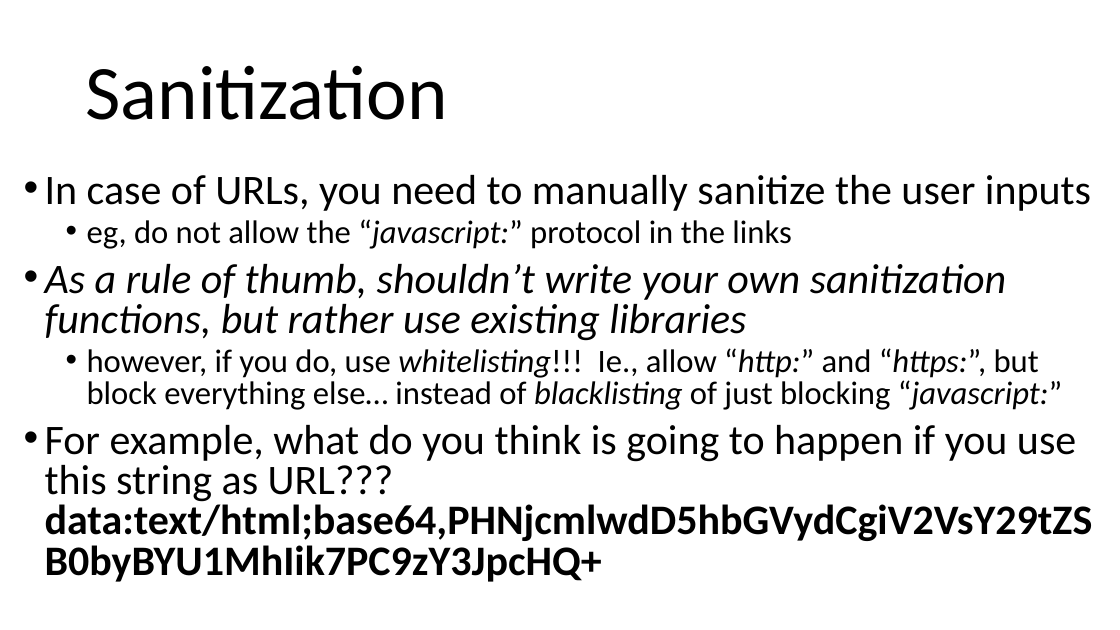
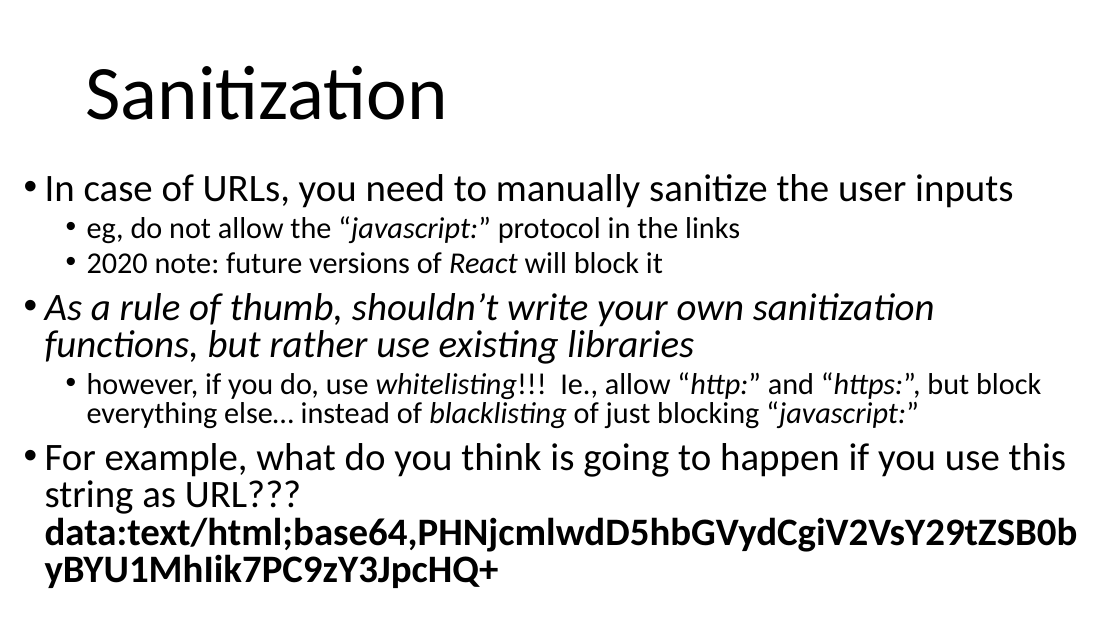
Before and after one commit to arcuri82/web_development_and_api_design, a slide deck: slide 54 of docs/slides/lesson_09.pptx. Drawn at 1120x630 pixels with LibreOffice and Linux fonts; fonts in the diff are those of the drawing. Boxes give left, top, right and bottom in pixels: in the first picture for what was removed or moved away, otherwise in the second. Text is boxed around its words. In the diff, an @@ line names an element or a change of style, - is before the commit and + after.

```diff
--- a/docs/slides/lesson_09.pptx
+++ b/docs/slides/lesson_09.pptx
@@ text at [45,174,1078,552]: size 36 to 33.3 pt in "In case of URLs, you need to ...", "As a rule of thumb, shouldn’t write ...", "For example, what do you think is ..."; size 28 to 25.9 pt in "eg, do not allow the “javascript:” protocol ...", "however, if you do, use whitelisting!!! Ie., ..." @@
@@ text at [87,252,663,274]: paragraph added @@
+  • 2020 note: future versions of React will block it
```
Also in this commit, not shown: 1 other slide changed, 2 slides added, 1 other file.
